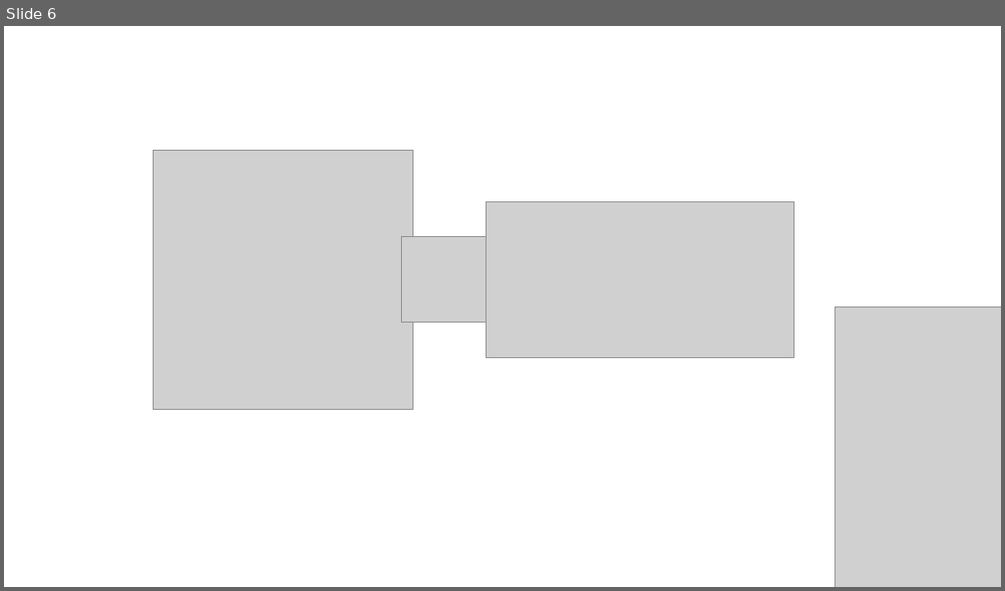
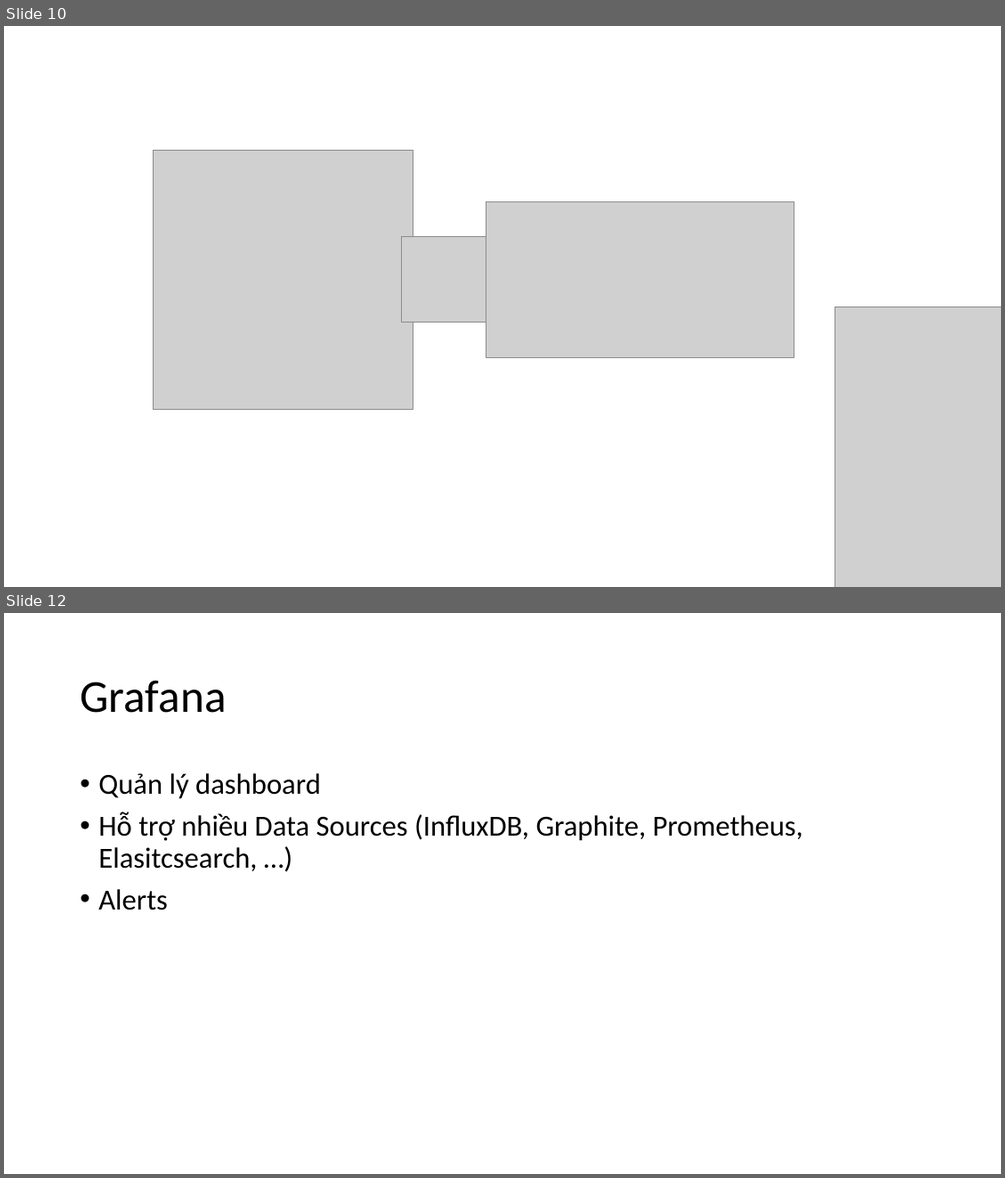
Before and after one commit to vietdien2005/workshop-prometheus, a slide deck: workshop.pptx. Shown one above the other, each under a label of ours: slide 6 before the commit, slides 10 and 12 after it; the slides between them are not shown. The pictures are 1005x591 and 1005x1178 pixels, drawn with LibreOffice and Linux fonts; fonts in the diff are those of the drawing; grey boxes stand for pictures. Boxes give left, top, right and bottom in pixels: in the first picture for what was removed or moved away, otherwise in the second. Text is boxed around its words. In the diff, an @@ line names an element or a change of style, - is before the commit and + after.

```diff
--- a/workshop.pptx
+++ b/workshop.pptx
@@ slide 12 added at (4,613,1001,1174), background #FFFFFF @@
@@ title added at (80,680,226,713), 44 pt, text #000000 @@
+Grafana
@@ text added at (98,773,803,910), 28 pt, text #000000 @@
+• Quản lý dashboard
+• Hỗ trợ nhiều Data Sources (InfluxDB, Graphite, Prometheus, Elasitcsearch, …)
+• Alerts
@@ what was slide 6 is now slide 10 @@
```
Also in this commit, not shown: 4 slides changed, 7 other slides added, 1 slide removed.
